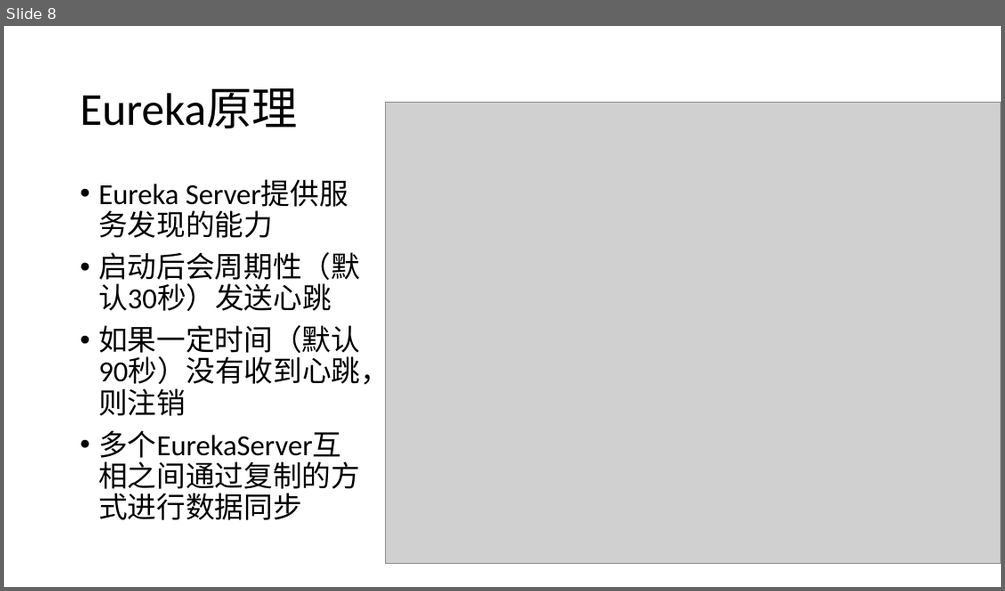
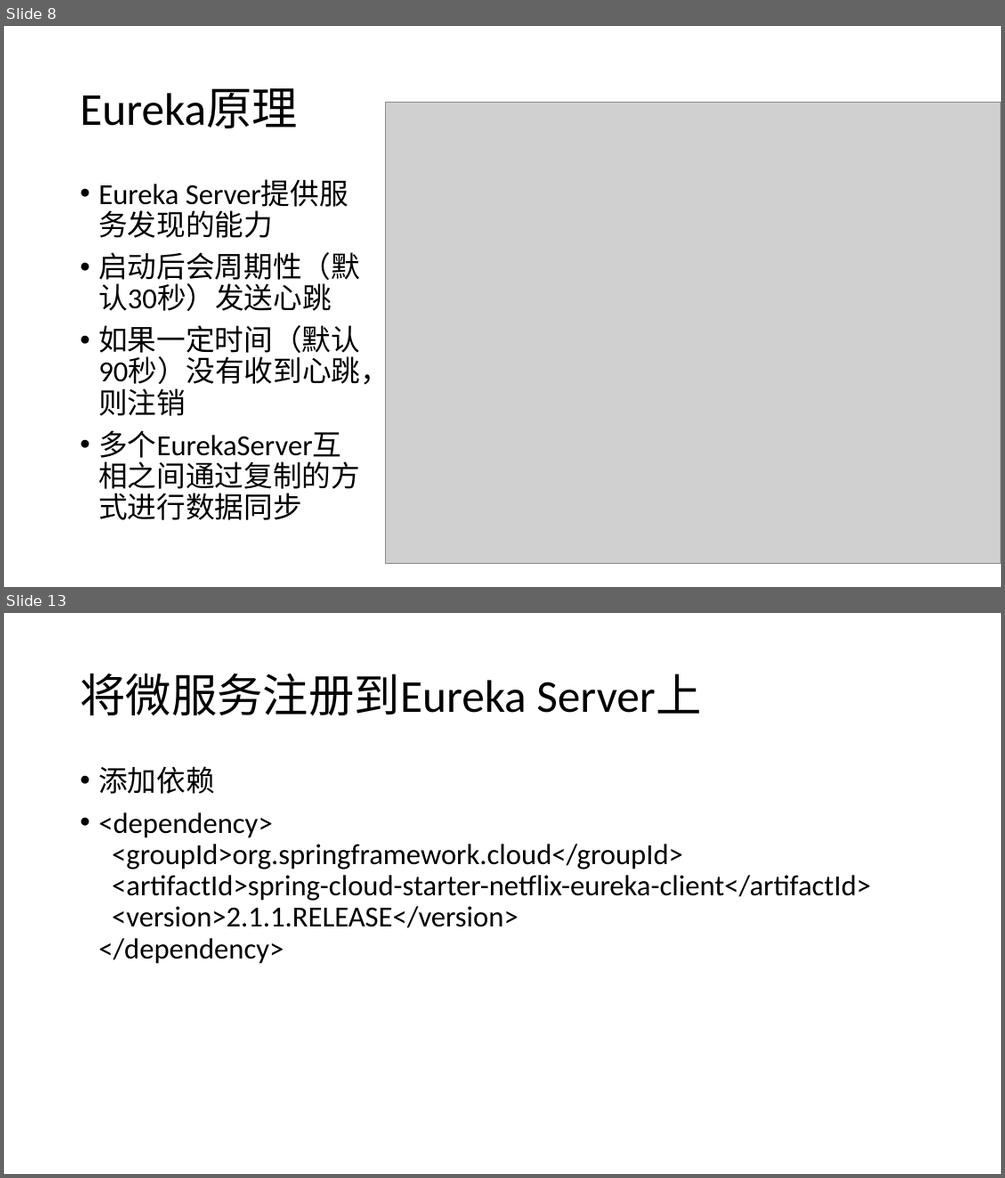
Before and after one commit to airuitian/MicroService, a slide deck: spring-cloud/服务注册与发现.pptx. Shown one above the other, each under a label of ours: slide 8 before the commit, slides 8 and 13 after it; the slides between them are not shown. The pictures are 1005x591 and 1005x1178 pixels, drawn with LibreOffice and Linux fonts; fonts in the diff are those of the drawing; grey boxes stand for pictures. Boxes give left, top, right and bottom in pixels: in the first picture for what was removed or moved away, otherwise in the second. Text is boxed around its words. In the diff, an @@ line names an element or a change of style, - is before the commit and + after.

```diff
--- a/spring-cloud/服务注册与发现.pptx
+++ b/spring-cloud/服务注册与发现.pptx
@@ slide 13 added at (4,613,1001,1174), background #FFFFFF @@
@@ title added at (80,673,701,715), 44 pt, text #000000 @@
+将微服务注册到Eureka Server上
@@ text added at (98,766,871,964), 28 pt, text #000000 @@
+• 添加依赖
+• <dependency>
+  <groupId>org.springframework.cloud</groupId>
+  <artifactId>spring-cloud-starter-netflix-eureka-client</artifactId>
+  <version>2.1.1.RELEASE</version>
+  </dependency>
```
Also in this commit, not shown: 1 slide changed, 30 other slides added, 2 other files.
